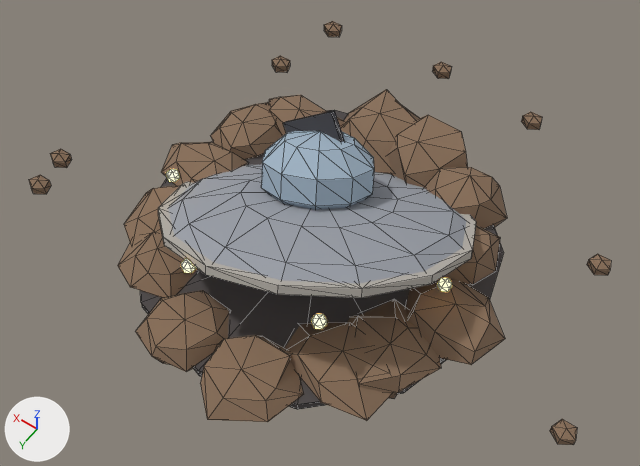
Two versions of the glTF model models/crash_site.glb, one commit apart.
Both versions are drawn from a 50 mm camera at (-4.62, 6.42, 10.33) aimed at (-0.05, 0.03, 0.29). The axes (+X, +Y, +Z) are drawn at lower left. The lights are the same throughout. The picture after the commit comes second. Mesh edges are drawn as thin lines. Vertices at exactly the same position are counted once.

The first picture shows 'crash_site'.
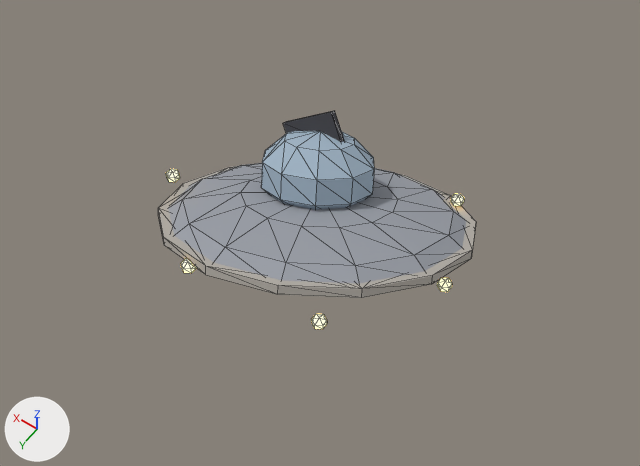
Where the newer file only moved an object's origin or applied its transform, the numbers keep the older frame.

What differs and where, as boxes (x1, y1, x2, y2) in the pictures (640 x 466 px):
'crash_site', reshaped (45% narrower, 48% shorter): before (29, 21, 611, 445); after (158, 111, 476, 329)
part 1 of me_crash_site, deleted: before (29, 21, 611, 445)

The change, as a diff of the scene's bpy script:
```diff
--- a/models/crash_site.glb.py
+++ b/models/crash_site.glb.py
@@ me_crash_site @@
 # used by ob_crash_site; location = (0.0, 0.0, 0.02)
-me_crash_site.from_pydata(...)  # 664 vertices, 1200 faces; spans x -4.44..4.37, y -4.31..3.16, z -0.57..1.89
-me_crash_site.materials.append(mat_spot)  # dark grey #504b4b
+me_crash_site.from_pydata(...)  # 220 vertices, 404 faces; spans x -2.19..2.19, y -2.08..2.12, z -0.57..1.89
+# me_crash_site part 1: 23 loose pieces with 444 vertices, spanning x -4.44..4.37, y -4.31..3.16, z -0.47..0.61, are deleted
 me_crash_site.materials.append(mat_metal_dark)
@@ me_crash_site @@
 me_crash_site.materials.append(mat_light_amber)
-me_crash_site.materials.append(mat_boot)  # brown #896f59
```
